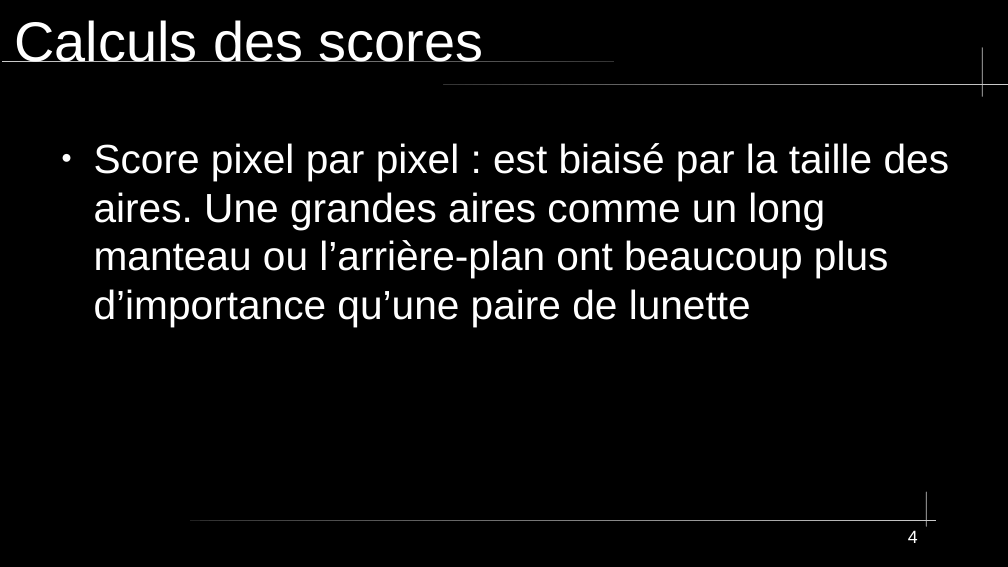
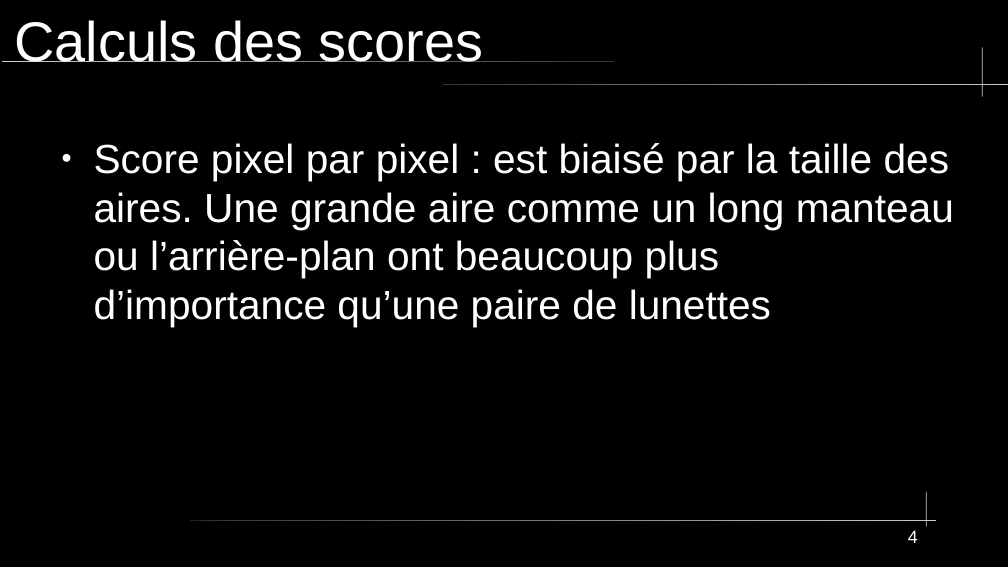
Before and after one commit to Apinsun/Projet2, a slide deck: slide 4 of Sans nom 1presentation.odp. Drawn at 1008x567 pixels with LibreOffice and Linux fonts; fonts in the diff are those of the drawing. Boxes give left, top, right and bottom in pixels: in the first picture for what was removed or moved away, otherwise in the second. Text is boxed around its words. In the diff, an @@ line names an element or a change of style, - is before the commit and + after.

```diff
--- a/Sans nom 1presentation.odp
+++ b/Sans nom 1presentation.odp
@@ text at <box>94,143,954,327</box>: text changed @@
-● Score pixel par pixel : est biaisé par la taille des aires. Une grandes aires comme un long manteau ou l’arrière-plan ont beaucoup plus d’importance qu’une paire de lunette
+● Score pixel par pixel : est biaisé par la taille des aires. Une grande aire comme un long manteau ou l’arrière-plan ont beaucoup plus d’importance qu’une paire de lunettes
```
Also in this commit, not shown: 5 other slides changed, 4 slides added, 3 other files.
